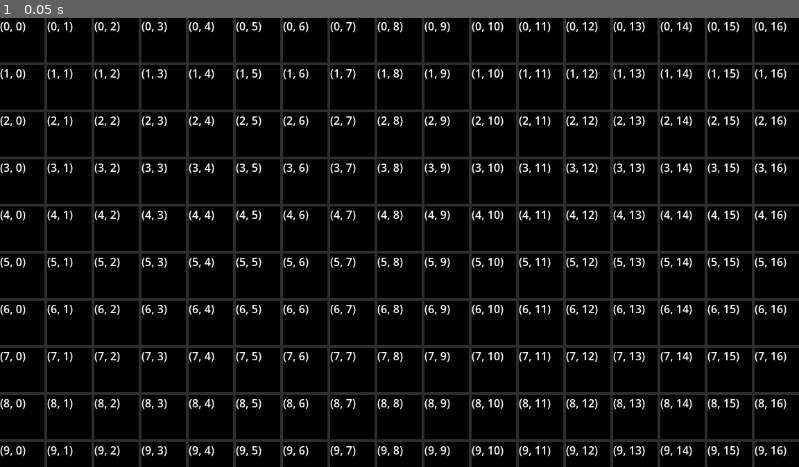
Above: before the commit, frame 1.
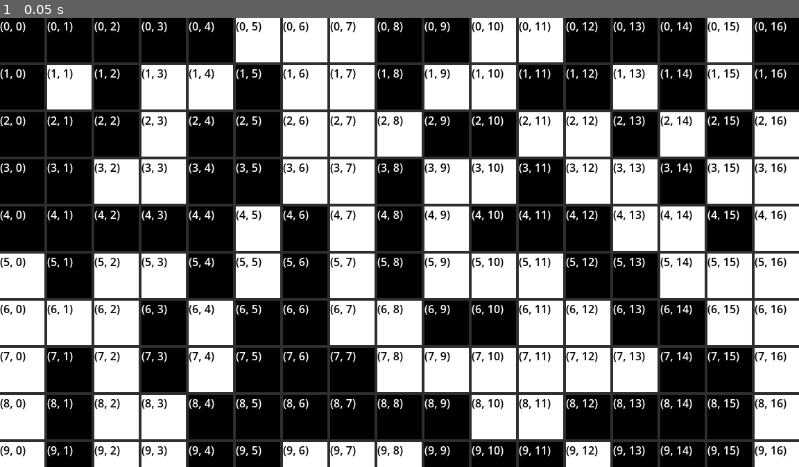
Above: after the commit, the same moment.

Repository: TheLifeFruit/ClementinenJam
Game: Godot game, scene res://world.tscn
Same seed, same stepped clock (60 frames per second), same inputs: the game is played once before the commit and once after it.
Inputs:
- Up to frame 1 (0.05 s): no input

The runs differ from the first frame. In frame 1, 45% of the frame differs, in the area x 0-100%, y 0-100%.

Commit message:
pos label

Diff:
--- a/Grid/grid.gd
+++ b/Grid/grid.gd
@@ -5,7 +5,6 @@
 @onready var grid: GridContainer = $MarginContainer/Grid
 
 var grid_data = GridData.new()
-
 
 
 func _ready() -> void:
@@ -34,4 +33,4 @@
 
 		if panel_data:
 			panel.set_panel_data(panel_data)
-			panel.show_pos()
+			panel.update_visual()
--- a/Grid/grid.tscn
+++ b/Grid/grid.tscn
@@ -3,6 +3,8 @@
 [ext_resource type="Script" uid="uid://ddmrx6xwoo0j0" path="res://Grid/grid.gd" id="1_ebq2e"]
 
 [node name="PanelContainer" type="PanelContainer" unique_id=943626468]
+size_flags_horizontal = 0
+size_flags_vertical = 0
 script = ExtResource("1_ebq2e")
 
 [node name="MarginContainer" type="MarginContainer" parent="." unique_id=91279859]
--- a/Grid/grid_panel.gd
+++ b/Grid/grid_panel.gd
@@ -5,20 +5,22 @@
 @export var panel_data: PanelData = PanelData.new()
 
 
-func _ready() -> void:
-	assert(panel_data)
-
-	if panel_data.get_panel_state() == 1:
-		panel_color.color = Color.WHITE
-
-	show_pos()
-
-
 
 func set_panel_data(new_panel_data: PanelData) -> void:
 	panel_data = new_panel_data
 
 
+func update_visual() -> void:
+	show_pos()
+	if panel_data.get_panel_state() == 1:
+		panel_color.color = Color.WHITE
+
+
+
 func show_pos() -> void:
 	var display_text: String = str("(" , panel_data.grid_pos.x , ", ", panel_data.grid_pos.y, ")")
-	label.text =  display_text
+	label.text = display_text
+	if panel_data.get_panel_state() == 1:
+		label.add_theme_color_override("font_color", Color.BLACK)
+	else:
+		label.add_theme_color_override("font_color", Color.WHITE)
--- a/Grid/panel.tscn
+++ b/Grid/panel.tscn
@@ -2,7 +2,7 @@
 
 [ext_resource type="Script" uid="uid://648j85f5rl7x" path="res://Grid/grid_panel.gd" id="1_y4mqa"]
 
-[node name="Grid" type="PanelContainer" unique_id=921559086]
+[node name="Panel" type="PanelContainer" unique_id=921559086]
 custom_minimum_size = Vector2(64, 64)
 anchors_preset = 15
 anchor_right = 1.0
@@ -20,4 +20,5 @@
 [node name="PosLabel" type="Label" parent="." unique_id=190285296]
 layout_mode = 2
 size_flags_vertical = 0
+theme_override_colors/font_color = Color(1, 1, 1, 1)
 text = "x, y"
